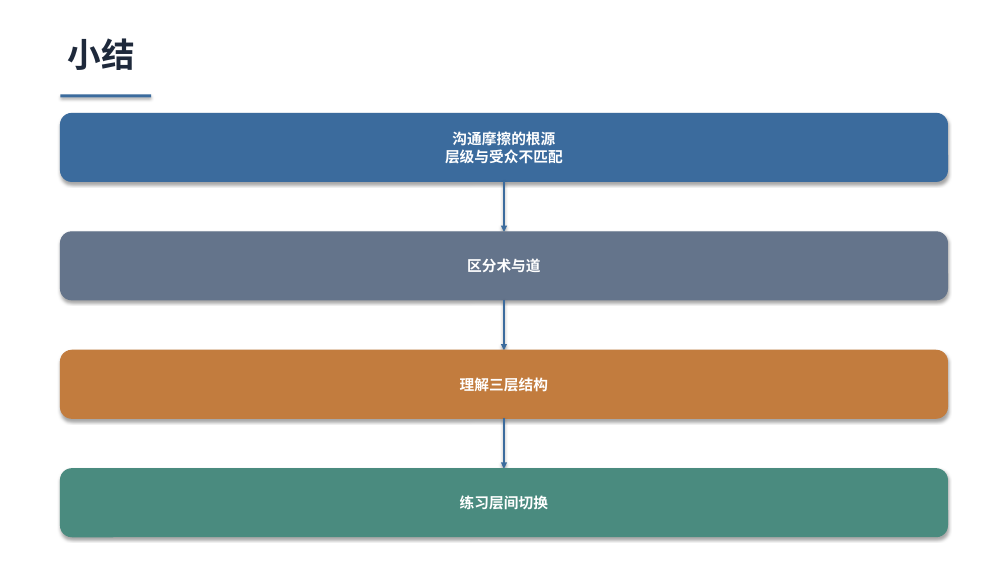
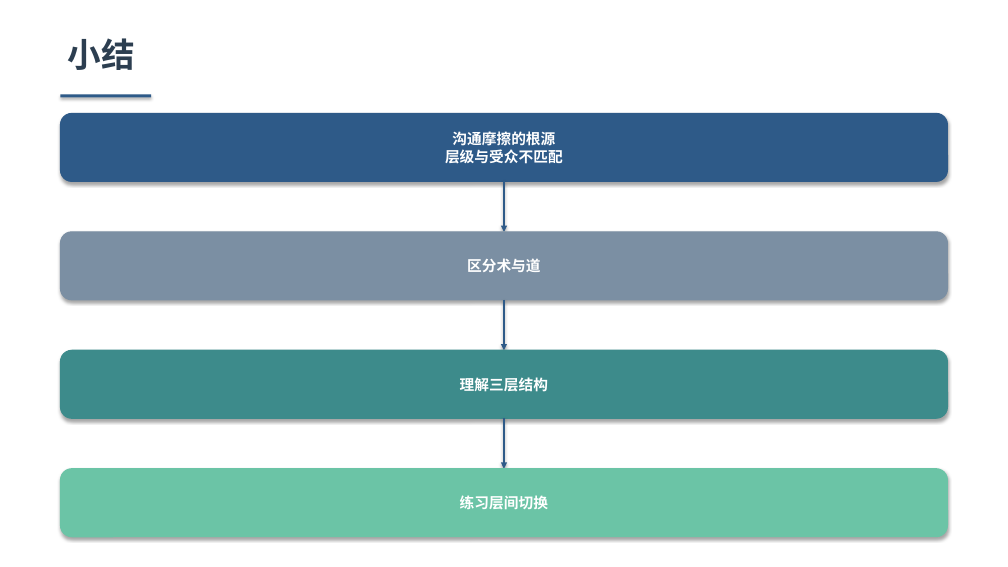
Before and after one commit to Lincyaw/paperops, a slide deck: slide 19 of examples/communication_friction/communication_friction.pptx. Drawn at 1008x567 pixels with LibreOffice and Linux fonts; fonts in the diff are those of the drawing. Boxes give left, top, right and bottom in pixels: in the first picture for what was removed or moved away, otherwise in the second. Text is boxed around its words. In the diff, an @@ line names an element or a change of style, - is before the commit and + after.

```diff
--- a/examples/communication_friction/communication_friction.pptx
+++ b/examples/communication_friction/communication_friction.pptx
@@ text "小结" at box(68, 38, 135, 70): text colour #1E293B to #2C3E50 @@
@@ rounded rectangle "沟通摩擦的根源 层级与受众不匹配" at box(60, 113, 948, 181): fill #3B6B9D to #2E5A88; outline #3B6B9D 1 pt to #2E5A88 1 pt @@
@@ rectangle at box(60, 95, 151, 98): fill #3B6B9D to #2E5A88 @@
@@ arrow (504, 181) - (504, 232): stroke #3B6B9D 1.5 pt to #2E5A88 1.5 pt @@
@@ rounded rectangle "区分术与道" at box(60, 232, 948, 300): fill #64748B to #7B8FA3; outline #64748B 1 pt to #7B8FA3 1 pt @@
@@ arrow (504, 300) - (504, 350): stroke #3B6B9D 1.5 pt to #2E5A88 1.5 pt @@
@@ rounded rectangle "理解三层结构" at box(60, 350, 948, 418): fill #C27C3E to #3D8B8B; outline #C27C3E 1 pt to #3D8B8B 1 pt @@
@@ arrow (504, 418) - (504, 469): stroke #3B6B9D 1.5 pt to #2E5A88 1.5 pt @@
@@ rounded rectangle "练习层间切换" at box(60, 469, 948, 537): fill #4A8B7F to #6BC4A6; outline #4A8B7F 1 pt to #6BC4A6 1 pt @@
```
Also in this commit, not shown: 19 other slides changed, 2 other files.
